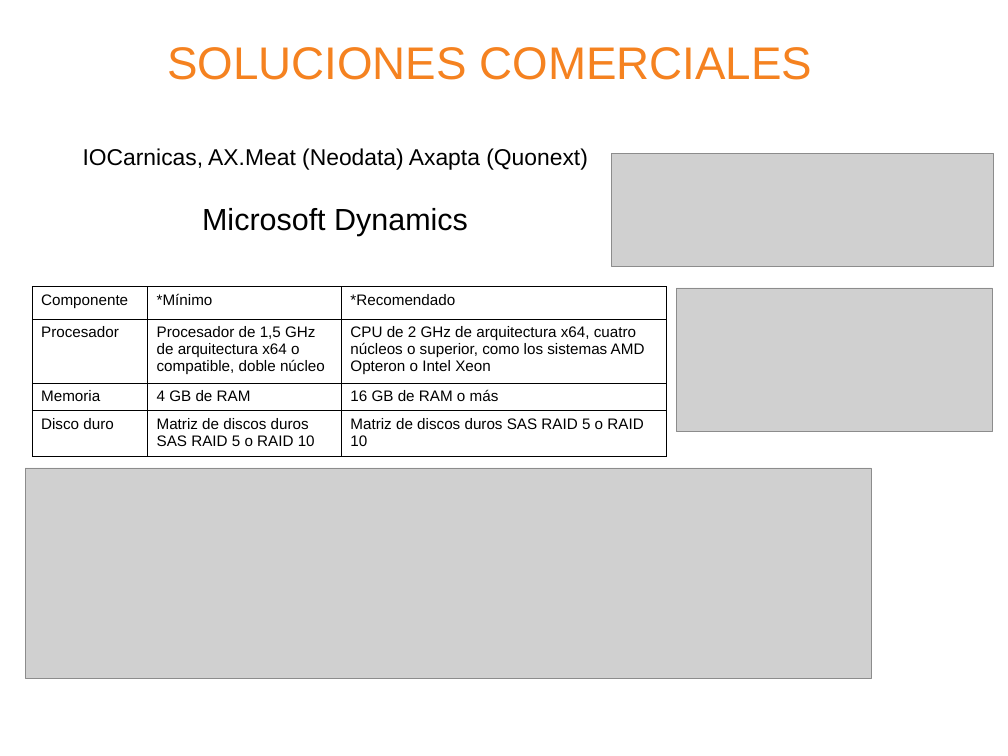
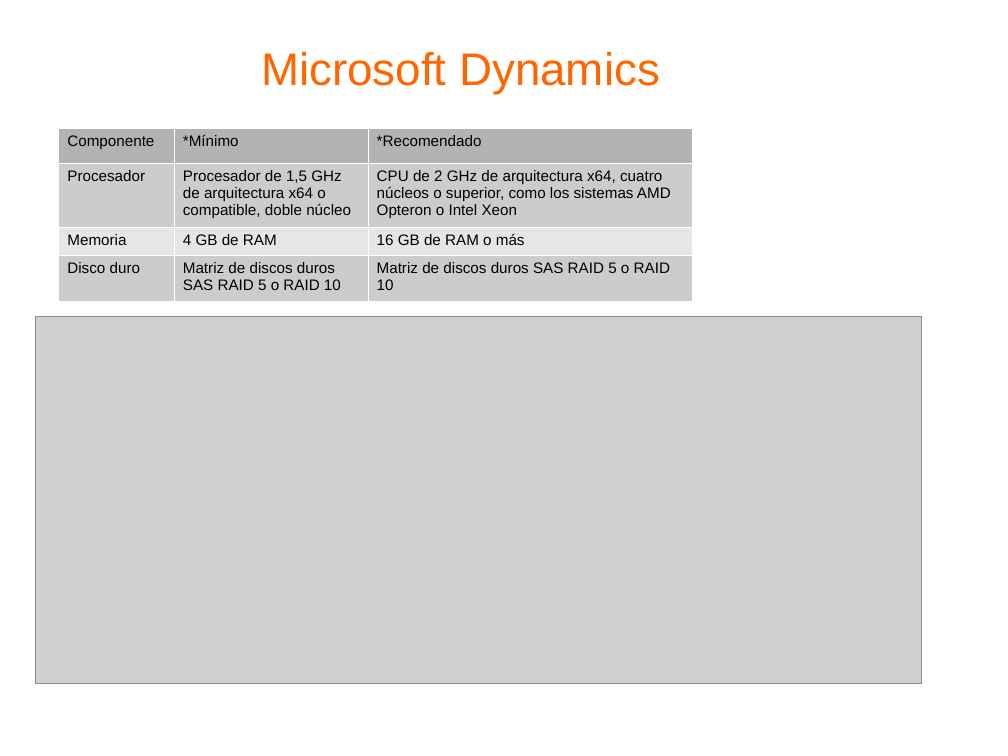
Before and after one commit to i52eszur/carneaerp, a slide deck: slide 3 of documentacion/presentacion/presentacion.odp. Drawn at 1008x756 pixels with LibreOffice and Linux fonts; fonts in the diff are those of the drawing; grey boxes stand for pictures; background and template pictures are left out. Boxes give left, top, right and bottom in pixels: in the first picture for what was removed or moved away, otherwise in the second. Text is boxed around its words. In the diff, an @@ line names an element or a change of style, - is before the commit and + after.

```diff
--- a/documentacion/presentacion/presentacion.odp
+++ b/documentacion/presentacion/presentacion.odp
@@ title "Microsoft Dynamics": place and size @@
-title "Microsoft Dynamics" at <box>202,208,468,236</box>
+title "Microsoft Dynamics" at <box>261,52,660,94</box>
@@ title "Microsoft Dynamics" at <box>261,52,660,94</box>: size 24 to 36 pt, text colour #000000 to #FF6600; alignment left to centre; vertical alignment top to middle @@
@@ text removed at <box>167,47,813,80</box> @@
-SOLUCIONES COMERCIALES
@@ table at <box>59,128,692,294</box> @@
@@ fill none to #B3B3B3 in row 1 @@
@@ fill none to #CCCCCC in 6 cells @@
@@ fill none to #E6E6E6 in row 3 @@
@@ borders changed @@
@@ table: place and size @@
-table at <box>32,286,666,450</box>
+table at <box>59,128,692,294</box>
@@ text removed at <box>83,148,588,170</box> @@
-IOCarnicas, AX.Meat (Neodata) Axapta (Quonext)
@@ picture removed at <box>612,154,993,267</box> @@
@@ picture removed at <box>677,288,992,432</box> @@
@@ picture: place and size @@
-picture at <box>26,468,872,679</box>
+picture at <box>36,316,922,684</box>
```
Also in this commit, not shown: 6 other slides changed, 7 slides added, 2 slides removed, 7 other files.
